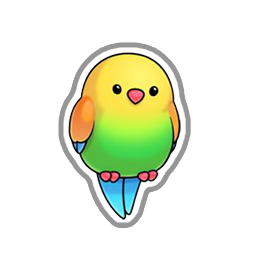
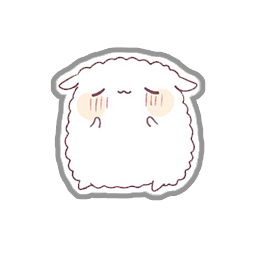
Layer changes from the first 256 × 256 image to the second:
added group "Lamb" with 2 layers above "Bird" over box(55, 11, 201, 196)
added layer "180a2e916d45602126a3d62f88c1886c" in group "Lamb" over box(58, 11, 198, 193)
added layer "Layer 16" in group "Lamb" over box(55, 52, 201, 196)
hid group "Bird" (2 layers) over box(63, 47, 186, 224)
